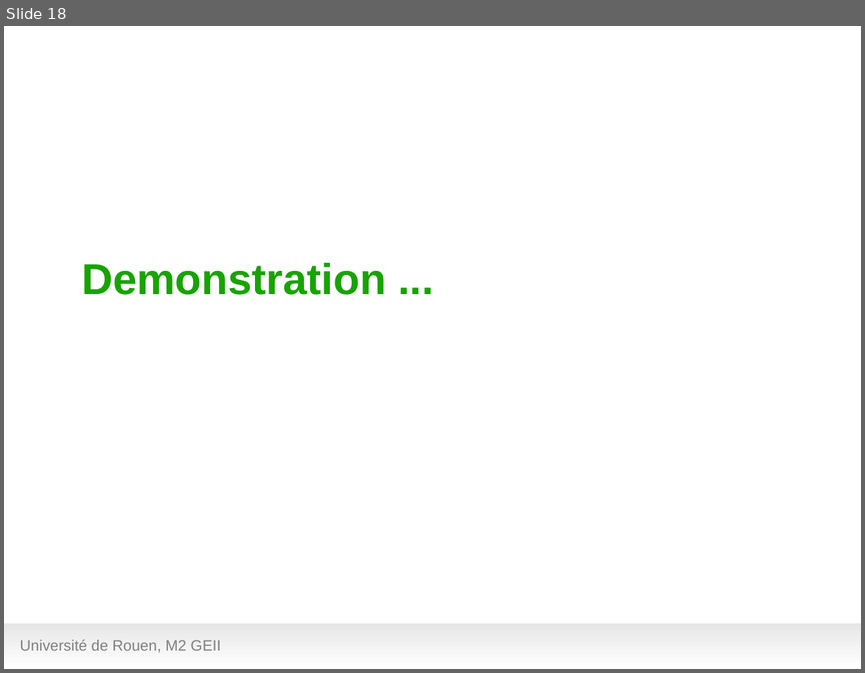
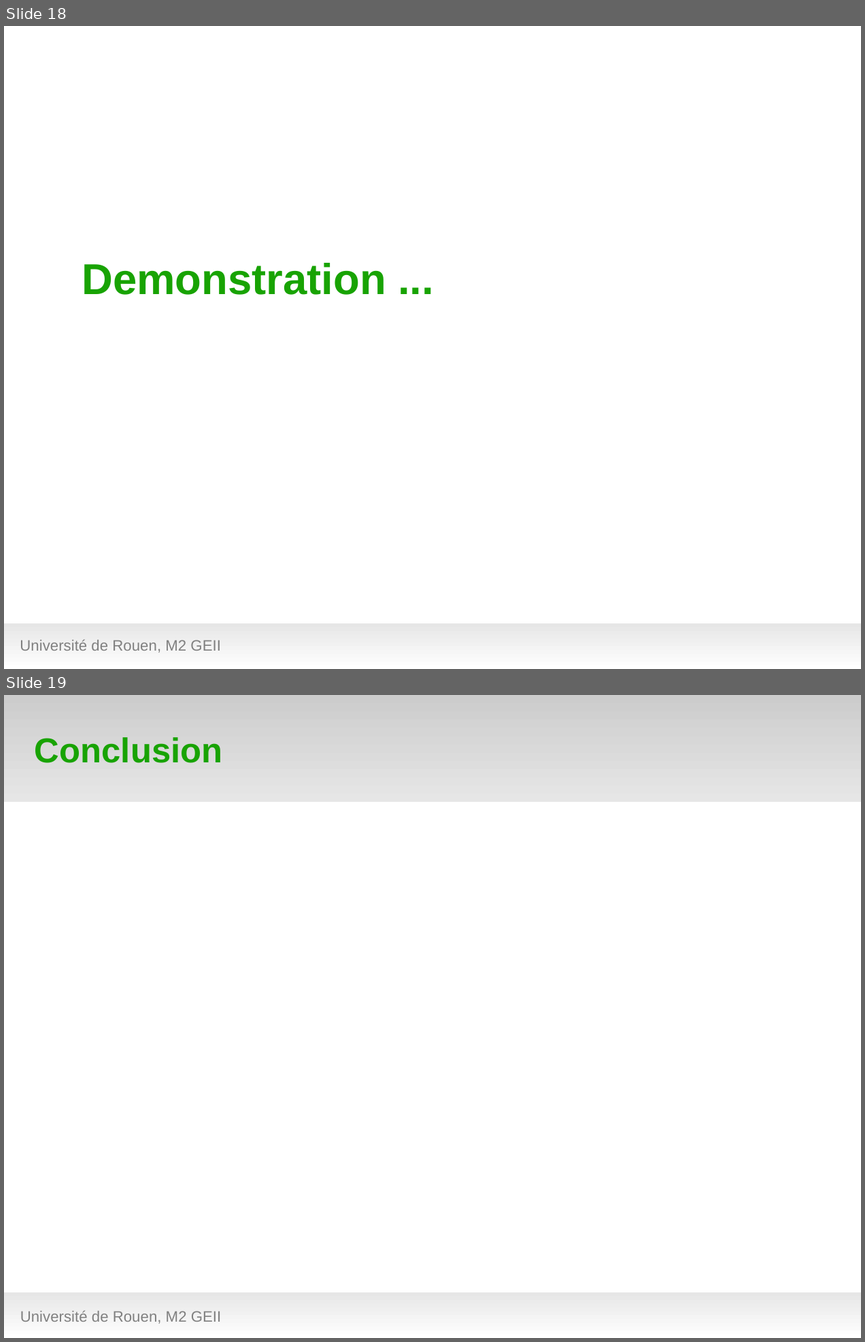
Before and after one commit to hanzenok/dataexp, a slide deck: presentation/test_green7.odp. Shown one above the other, each under a label of ours: slide 18 before the commit, slides 18 and 19 after it. The pictures are 865x673 and 865x1342 pixels, drawn with LibreOffice and Linux fonts; fonts in the diff are those of the drawing; background and template pictures are left out. Boxes give left, top, right and bottom in pixels: in the first picture for what was removed or moved away, otherwise in the second. Text is boxed around its words. In the diff, an @@ line names an element or a change of style, - is before the commit and + after.

```diff
--- a/presentation/test_green7.odp
+++ b/presentation/test_green7.odp
@@ slide 19 added at bbox=[4, 695, 861, 1338], background #FFFFFF; not listed: 1 template element that a slide beside it also shows @@
@@ rectangle added at bbox=[4, 695, 861, 802], fill gradient #CCCCCC to #E6E6E6 @@
@@ title added at bbox=[35, 737, 222, 763], 32 pt, text #18A303, bold @@
+Conclusion
@@ text added at bbox=[20, 1310, 222, 1323], 14 pt, text #808080 @@
+Université de Rouen, M2 GEII
```
Also in this commit, not shown: 7 slides changed, 2 other files.
